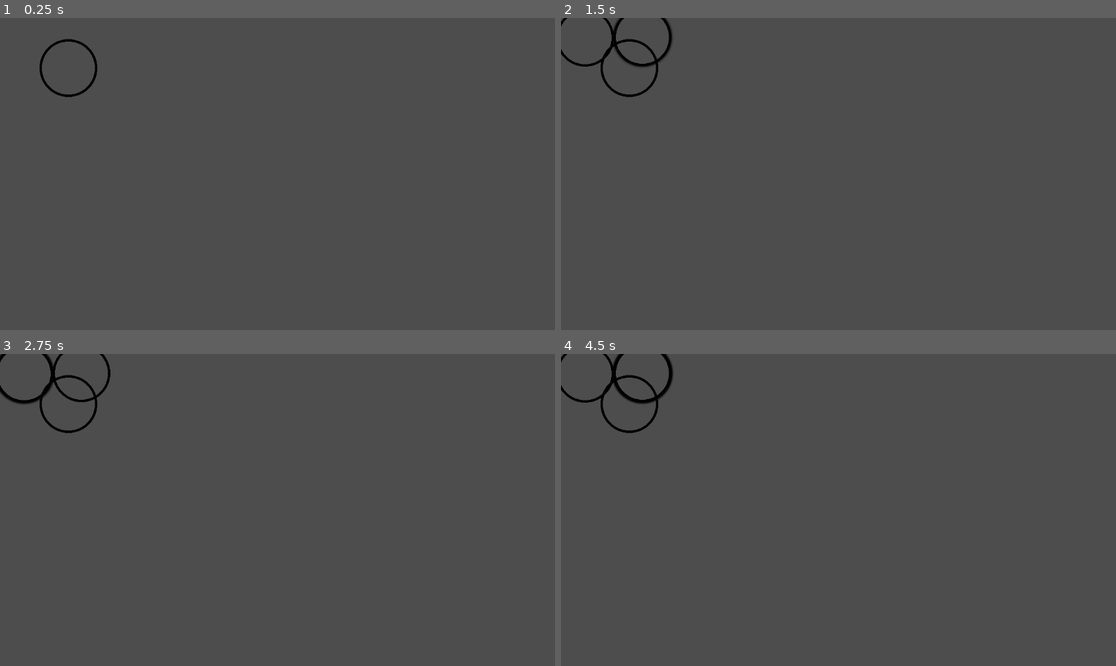
Above: before the commit, frames 1-4 (two rows, left to right).
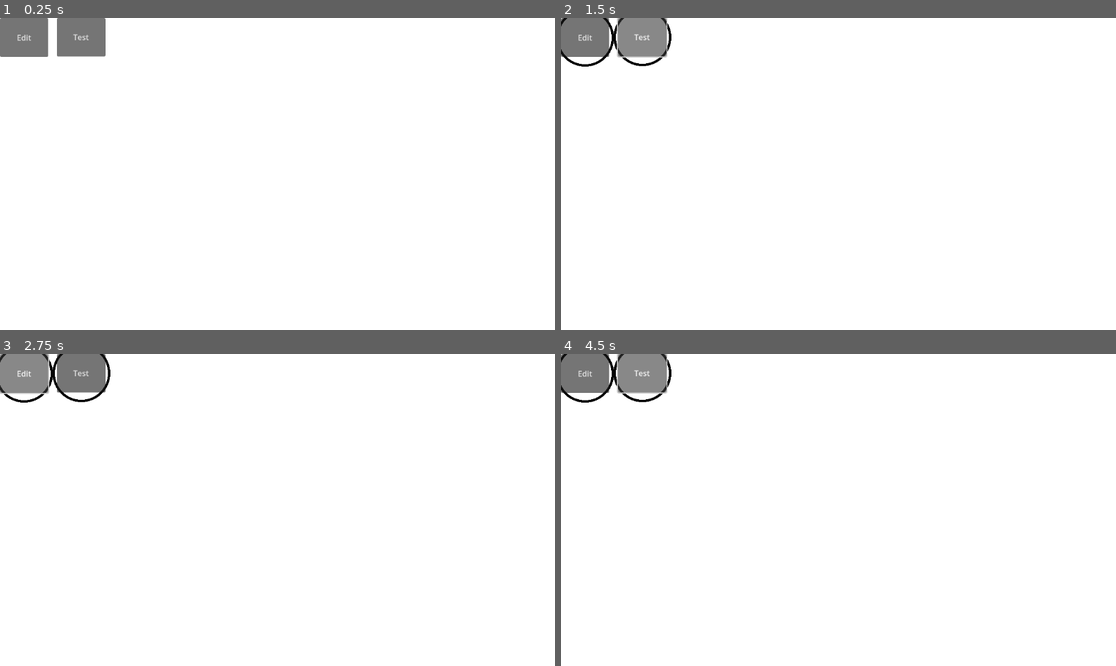
Above: after the commit, the same moments.

Repository: eKiepuszewskiTUE/TrafficBeepBeep
Game: Godot game, scene res://Main.tscn
Two runs of this game, one before a commit and one after it. Both use one fixed random seed, a clock stepped at 60 frames per second and the inputs below.
Inputs (mouse positions are in pixels of both pictures, inside the frame that each line leads up to):
- Up to frame 1 (0.25 s): no input
- Up to frame 2 (1.5 s): click (583, 36) at 0.5 s, where only the run after the commit has a clickable "Edit"; click (644, 36) at 1.25 s, where only the run after the commit has a clickable "Test"
- Up to frame 3 (2.75 s): click (22, 372) at 2 s, where only the run after the commit has a clickable "Edit"
- Up to frame 4 (4.5 s): click (644, 372) at 2.75 s, where only the run after the commit has a clickable "Test"; click (583, 372) at 3.5 s, where only the run after the commit has a clickable "Edit"; click (644, 372) at 4.25 s, where only the run after the commit has a clickable "Test"

The runs differ from the first frame. In frame 1, 100% of the frame differs, in the area x 0-100%, y 0-100%; in frame 2, 100%; in frame 3, 100%; in frame 4, 100%.

Commit message:
traffic

Diff:
--- a/Main.tscn
+++ b/Main.tscn
@@ -1,9 +1,31 @@
-[gd_scene load_steps=3 format=3 uid="uid://dkrv6krnjtga1"]
+[gd_scene load_steps=5 format=3 uid="uid://dkrv6krnjtga1"]
 
-[ext_resource type="Script" path="res://Main.gd" id="1_4nbhc"]
+[ext_resource type="Script" path="res://scripts/Main.gd" id="1_4nbhc"]
 [ext_resource type="PackedScene" uid="uid://ch0ycup7mhpgr" path="res://graph.tscn" id="2_gq48g"]
+
+[sub_resource type="Gradient" id="Gradient_vfv12"]
+colors = PackedColorArray(1, 1, 1, 1, 1, 1, 1, 1)
+
+[sub_resource type="GradientTexture1D" id="GradientTexture1D_v7iis"]
+gradient = SubResource("Gradient_vfv12")
 
 [node name="MainScene" type="Node2D"]
 script = ExtResource("1_4nbhc")
 
+[node name="Sprite2D" type="Sprite2D" parent="."]
+position = Vector2(581, 328.25)
+scale = Vector2(4.60156, 657.5)
+texture = SubResource("GradientTexture1D_v7iis")
+
 [node name="Graph" parent="." instance=ExtResource("2_gq48g")]
+
+[node name="EditButton" type="Button" parent="."]
+offset_right = 100.0
+offset_bottom = 81.0
+text = "Edit"
+
+[node name="TextButton" type="Button" parent="."]
+offset_left = 118.0
+offset_right = 219.0
+offset_bottom = 80.0
+text = "Test"
--- /dev/null
+++ b/arrow.tscn
@@ -0,0 +1,22 @@
+[gd_scene load_steps=5 format=3 uid="uid://bpxj2cqb7ebh8"]
+
+[ext_resource type="Script" path="res://scripts/Arrow.gd" id="1_2tw3s"]
+[ext_resource type="Texture2D" uid="uid://lviq6f0ccg75" path="res://sprites/arrow_head.png" id="2_2ejga"]
+
+[sub_resource type="Gradient" id="Gradient_demir"]
+colors = PackedColorArray(0, 0, 0, 1, 0, 0, 0, 1)
+
+[sub_resource type="GradientTexture1D" id="GradientTexture1D_7rk3n"]
+gradient = SubResource("Gradient_demir")
+width = 1
+
+[node name="Arrow" type="Node2D"]
+script = ExtResource("1_2tw3s")
+
+[node name="Head" type="Sprite2D" parent="."]
+scale = Vector2(0.05, 0.05)
+texture = ExtResource("2_2ejga")
+
+[node name="Body" type="Sprite2D" parent="."]
+scale = Vector2(8, 1)
+texture = SubResource("GradientTexture1D_7rk3n")
--- a/graph.gd
+++ /dev/null
@@ -1,21 +0,0 @@
-extends Node2D
-
-var graph_node = preload("res://graph_node.tscn")
-var mouse_on_node : bool = false
-
-# Called when the node enters the scene tree for the first time.
-func _ready():
-	pass # Replace with function body.
-
-
-# Called every frame. 'delta' is the elapsed time since the previous frame.
-func _process(delta):
-	pass
-
-func _input(event):
-	# Mouse in viewport coordinates.
-	if (event is InputEventMouseButton) and (!mouse_on_node):
-		print("Mouse Click/Unclick at: ", event.position)
-		var graph_node_instance = graph_node.instantiate()
-		graph_node_instance.position = event.position
-		add_child(graph_node_instance)
--- a/graph.tscn
+++ b/graph.tscn
@@ -1,10 +1,6 @@
-[gd_scene load_steps=3 format=3 uid="uid://ch0ycup7mhpgr"]
+[gd_scene load_steps=2 format=3 uid="uid://ch0ycup7mhpgr"]
 
-[ext_resource type="Script" path="res://graph.gd" id="1_7are6"]
-[ext_resource type="PackedScene" uid="uid://ccu3gi61nw6tx" path="res://graph_node.tscn" id="2_oxag4"]
+[ext_resource type="Script" path="res://scripts/graph.gd" id="1_7are6"]
 
 [node name="Graph" type="Node2D"]
 script = ExtResource("1_7are6")
-
-[node name="GraphNode" parent="." instance=ExtResource("2_oxag4")]
-position = Vector2(142, 104)
--- a/graph_node.tscn
+++ b/graph_node.tscn
@@ -1,13 +1,13 @@
 [gd_scene load_steps=4 format=3 uid="uid://ccu3gi61nw6tx"]
 
-[ext_resource type="Script" path="res://graph_node.gd" id="1_4y7ur"]
+[ext_resource type="Script" path="res://scripts/graph_node.gd" id="1_m71op"]
 [ext_resource type="Texture2D" uid="uid://d3cp1tf3b1ow6" path="res://sprites/circle.png" id="2_n8tjj"]
 
 [sub_resource type="CircleShape2D" id="CircleShape2D_var20"]
 radius = 61.0082
 
 [node name="GraphNode" type="Node2D"]
-script = ExtResource("1_4y7ur")
+script = ExtResource("1_m71op")
 
 [node name="Sprite2D" type="Sprite2D" parent="."]
 scale = Vector2(0.1, 0.1)
@@ -18,6 +18,15 @@
 [node name="CollisionShape2D" type="CollisionShape2D" parent="Area2D"]
 shape = SubResource("CircleShape2D_var20")
 
+[node name="Label" type="Label" parent="."]
+offset_left = -32.0
+offset_top = -28.0
+offset_right = 32.0
+offset_bottom = 27.0
+text = "temp"
+horizontal_alignment = 1
+vertical_alignment = 1
+
 [connection signal="input_event" from="Area2D" to="." method="_on_area_2d_input_event"]
 [connection signal="mouse_entered" from="Area2D" to="." method="_on_area_2d_mouse_entered"]
 [connection signal="mouse_exited" from="Area2D" to="." method="_on_area_2d_mouse_exited"]
--- a/project.godot
+++ b/project.godot
@@ -15,6 +15,19 @@
 config/features=PackedStringArray("4.2", "GL Compatibility")
 config/icon="res://icon.svg"
 
+[input]
+
+right_mouse={
+"deadzone": 0.5,
+"events": [Object(InputEventMouseButton,"resource_local_to_scene":false,"resource_name":"","device":-1,"window_id":0,"alt_pressed":false,"shift_pressed":false,"ctrl_pressed":false,"meta_pressed":false,"button_mask":0,"position":Vector2(0, 0),"global_position":Vector2(0, 0),"factor":1.0,"button_index":2,"canceled":false,"pressed":false,"double_click":false,"script":null)
+]
+}
+left_mouse={
+"deadzone": 0.5,
+"events": [Object(InputEventMouseButton,"resource_local_to_scene":false,"resource_name":"","device":-1,"window_id":0,"alt_pressed":false,"shift_pressed":false,"ctrl_pressed":false,"meta_pressed":false,"button_mask":0,"position":Vector2(0, 0),"global_position":Vector2(0, 0),"factor":1.0,"button_index":1,"canceled":false,"pressed":false,"double_click":false,"script":null)
+]
+}
+
 [rendering]
 
 renderer/rendering_method="gl_compatibility"
--- /dev/null
+++ b/scripts/Arrow.gd
@@ -0,0 +1,54 @@
+extends Node2D
+
+@export var start_point : Vector2
+@export var end_point : Vector2
+
+var body_sprite : Sprite2D
+var head_sprite : Sprite2D
+
+# -----------------------------
+# ----- Core Functionality ----
+# -----------------------------
+
+# Called when the node enters the scene tree for the first time.
+func _ready():
+	head_sprite = $Head
+	body_sprite = $Body
+	set_body_dimensions()
+
+# Called every frame. 'delta' is the elapsed time since the previous frame.
+func _process(delta):
+	pass
+
+func set_body_dimensions():
+	var x = start_point.x - end_point.x
+	var y = -1* (start_point.y - end_point.y)
+	print("x: ", x, " y: ", y)
+	body_sprite.scale.y = sqrt(pow(x, 2) + pow(y, 2))
+	if (start_point.x > end_point.x):
+		if (start_point.y > end_point.y):
+			pass
+		else:
+			pass
+	else:
+		if (start_point.y > end_point.y):
+			pass
+		else:
+			pass
+	print(body_sprite.rotation)
+
+# -----------------------------
+# ----- Getters & Setters -----
+# -----------------------------
+
+func set_start_point(start_point : Vector2):
+	self.start_point = start_point
+
+func get_start_point():
+	return start_point
+
+func set_end_point(end_point : Vector2):
+	self.end_point = end_point
+
+func get_end_point():
+	return end_point
--- a/Main.gd
+++ b/scripts/Main.gd
@@ -2,8 +2,12 @@
 
 var graph_node = preload("res://graph_node.tscn") # change if directory changes
 
+enum Mode {Edit, Play}
+var mode : Mode
+
 # Called when the node enters the scene tree for the first time.
 func _ready():
+	mode = Mode.Edit
 	pass # Replace with function body.
 
 
--- /dev/null
+++ b/scripts/graph.gd
@@ -0,0 +1,72 @@
+extends Node2D
+
+var arrow = preload("res://arrow.tscn")
+var graph_node = preload("res://graph_node.tscn")
+var mouse_on_node : bool = false
+var mouse_on_node_object
+var nodes_spawned = []
+var graph = []
+var selected_node = null
+
+# Called when the node enters the scene tree for the first time.
+func _ready():
+	pass # Replace with function body.
+
+# Called every frame. 'delta' is the elapsed time since the previous frame.
+func _process(delta):
+	mouse_on_node = check_if_mouse_on_node()
+	if Input.is_action_just_pressed("left_mouse"):
+		if (mouse_on_node):
+			if (selected_node != null):
+				if (mouse_on_node_object == selected_node):
+					deselect_node()
+				else:
+					connect_nodes(selected_node, mouse_on_node_object)
+					deselect_node()
+			else: # selected node == null
+				selected_node = mouse_on_node_object
+				selected_node.selected = true
+
+		if (!mouse_on_node):
+			if (selected_node == null):
+				spawn_node()
+			else:
+				deselect_node()
+
+func connect_nodes(node1, node2):
+	graph[node1.get_node_id()] += [node2.get_node_id()] # create node connection
+	print(graph)
+
+	var connecting_arrow = arrow.instantiate()
+	connecting_arrow.set_start_point(node1.position)
+	connecting_arrow.set_end_point(node2.position)
+	add_child(connecting_arrow)
+
+func deselect_node():
+	selected_node.deselect()
+	selected_node = null
+
+# Create connection between two nodes
+func create_connection():
+	pass
+
+# Spawn node at mouse position
+func spawn_node():
+	var mouse_position = get_global_mouse_position()
+
+	var graph_node_instance = graph_node.instantiate()
+	graph_node_instance.set_node_id(nodes_spawned.size())
+	graph_node_instance.position = mouse_position
+	graph_node_instance.set_label(graph_node_instance.get_node_id())
+
+	nodes_spawned += [graph_node_instance]
+	graph += [[]]
+
+	add_child(graph_node_instance)
+
+func check_if_mouse_on_node():
+	for node in nodes_spawned:
+		if (node.mouse_on_node):
+			mouse_on_node_object = node
+			return true
+	return false
--- a/graph_node.gd
+++ b/scripts/graph_node.gd
@@ -5,14 +5,20 @@
 
 var circle_default = preload("res://sprites/circle.png")
 var circle_highlighted = preload("res://sprites/circle_highlighted.png")
+var highlighted = false
+var selected = false
 var clicked : bool = false
+var mouse_on_node : bool = false
 
 func _ready():
 	$Sprite2D.texture = circle_default
-	print("Graph node created")
 
 func _process(delta):
-	pass
+	if (highlighted):
+		$Sprite2D.texture = circle_highlighted
+	else:
+		if (!selected):
+			$Sprite2D.texture = circle_default
 
 # adds a new node connection
 # @param next_node_id : node id of the node to connect to
@@ -22,15 +28,29 @@
 
 # checks if mouse is clicked on node
 func _on_area_2d_input_event(viewport, event, shape_idx):
-	if event is InputEventMouseButton:
-		if (event.pressed):
-			print(node_id,  "clicked")
+	if (Input.is_action_just_pressed("left_mouse")):
+		print(node_id,  " clicked")
 
 # if mouse is hovering about object
 func _on_area_2d_mouse_entered():
-	$Sprite2D.texture = circle_highlighted
+	mouse_on_node = true
+	highlighted = true
+
+func set_label(text):
+	print(text)
+	$Label.text = str(text)
+
+func deselect():
+	highlighted = false
+	selected = false
 
 # if mouse exited the object
 func _on_area_2d_mouse_exited():
-	if (!clicked):
-		$Sprite2D.texture = circle_default
+	mouse_on_node = false
+	highlighted = false
+
+func get_node_id():
+	return self.node_id
+
+func set_node_id(node_id):
+	self.node_id = node_id
Binary file added: sprites/arrow_head.png
Not shown, added: sprites/arrow_head.png.import
